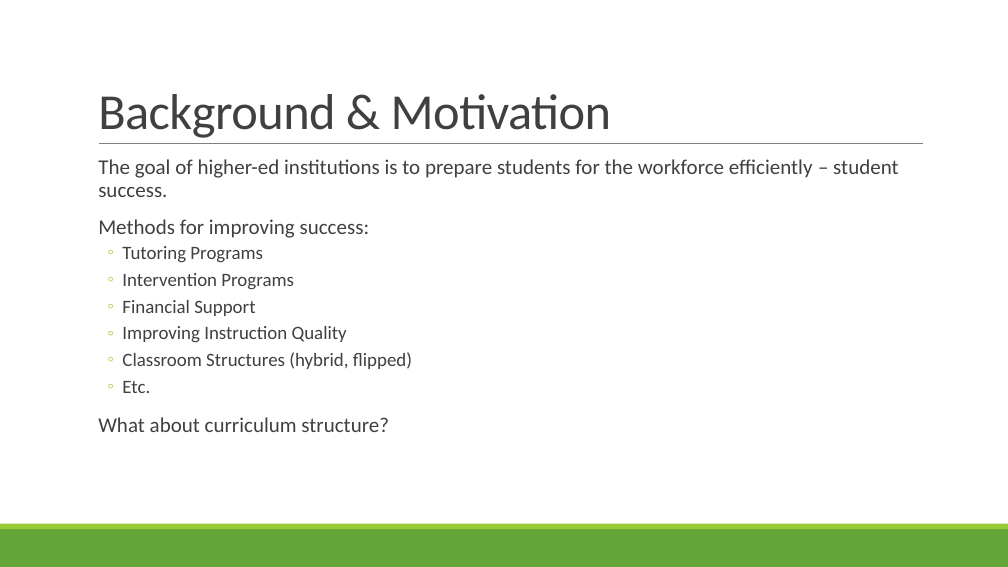
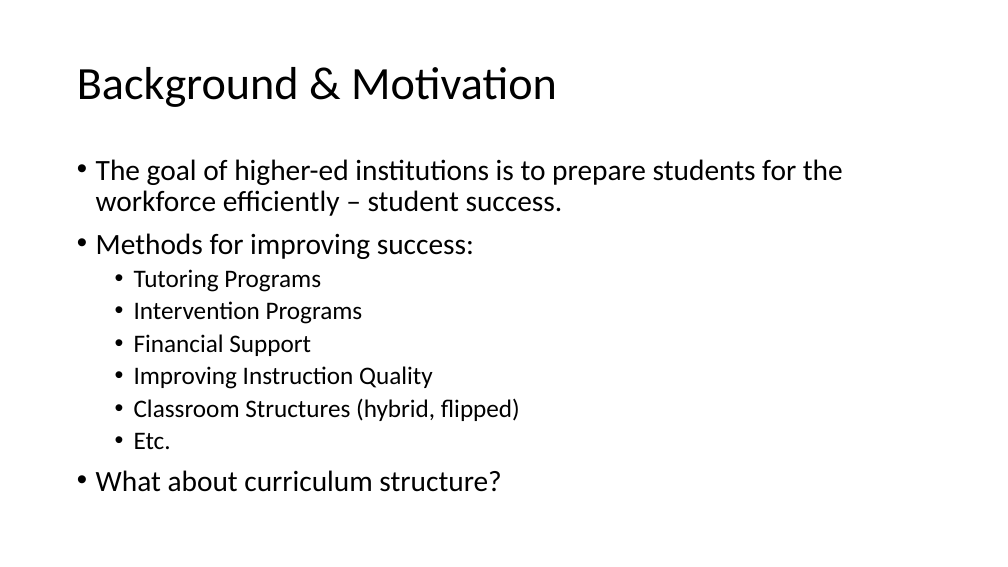
Before and after one commit to M-S-H/thesis, a slide deck: slide 4 of Defense.pptx (slide 3 before the commit). Drawn at 1008x567 pixels with LibreOffice and Linux fonts; fonts in the diff are those of the drawing. Boxes give left, top, right and bottom in pixels: in the first picture for what was removed or moved away, otherwise in the second. Text is boxed around its words. In the diff, an @@ line names an element or a change of style, - is before the commit and + after.

```diff
--- a/Defense.pptx
+++ b/Defense.pptx
@@ title "Background & Motivation" moved from (x1=98, y1=94, x2=611, y2=138) to (x1=77, y1=67, x2=557, y2=107) @@
@@ title "Background & Motivation" at (x1=77, y1=67, x2=557, y2=107): size 48 to 44 pt, text colour #404040 to #000000, letter spacing -0.5 to 0 pt; line spacing 0.85 to 0.9; vertical alignment bottom to middle @@
@@ line removed from (99, 144) to (923, 144) @@
@@ text "The goal of higher-ed institutions ..." at (x1=96, y1=159, x2=843, y2=492): size 20 to 28 pt in "The goal of higher-ed institutions is to ...", "Methods for improving success:", "What about curriculum structure?"; text colour #404040 to #000000; size 18 to 24 pt in "Tutoring Programs", "Intervention Programs", "Financial Support", "Improving Instruction Quality" and 2 more places; bullet   to •; less space between paragraphs; bullet ◦ to • @@
@@ rectangle removed at (x1=0, y1=529, x2=1008, y2=567) @@
@@ rectangle removed at (x1=0, y1=524, x2=1008, y2=529) @@
```
Also in this commit, not shown: 2 other slides changed, 27 slides added, 22 other files.
